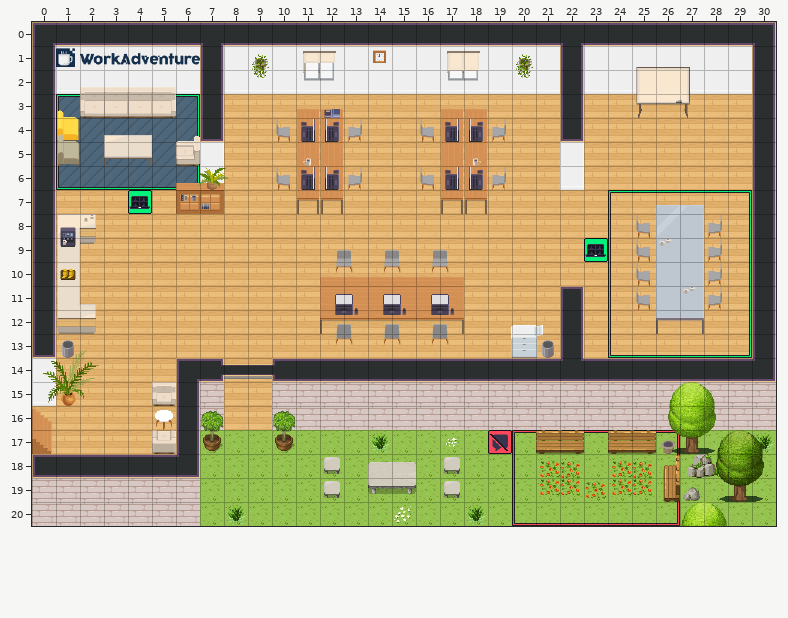
Two versions of a level (Tiled map (JSON), office.tmj). This is how it looked before the edit.
Cells are 32x32 px. Shown: x 0..30, y 0..20.
And afterwards:
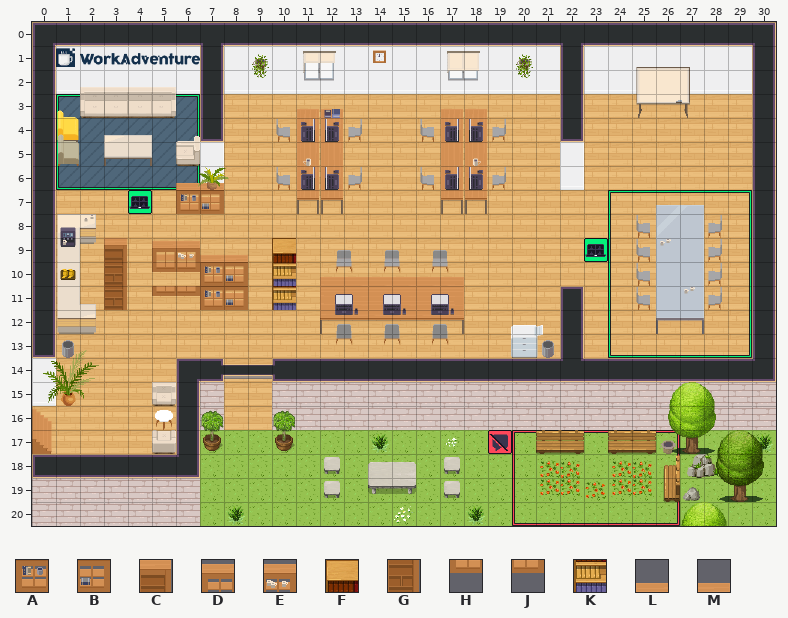
Key: from "Chunk 1": A 93, B 94, C 110, D 112, E 113, F 117, G 122, H 124, J 125, K 127, L 168, M 169.
_ is an empty cell, . an unchanged one.
Change:
--- layer "furniture/furniture2"
@@ x 3..10 @@
- 9 _.____._
-10 _.____._
-11 _.____._
+ 9 C.DELM.F
+10 G.HJAB.K
+11 G.HJAB.K
